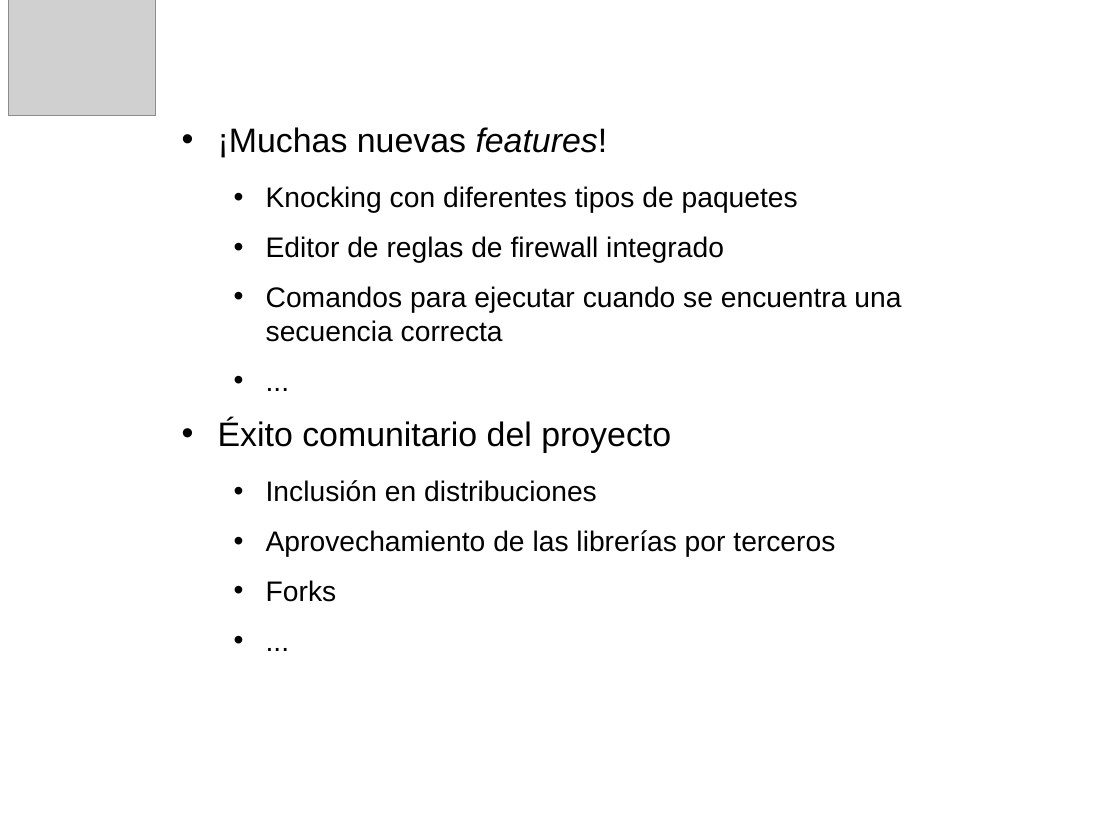
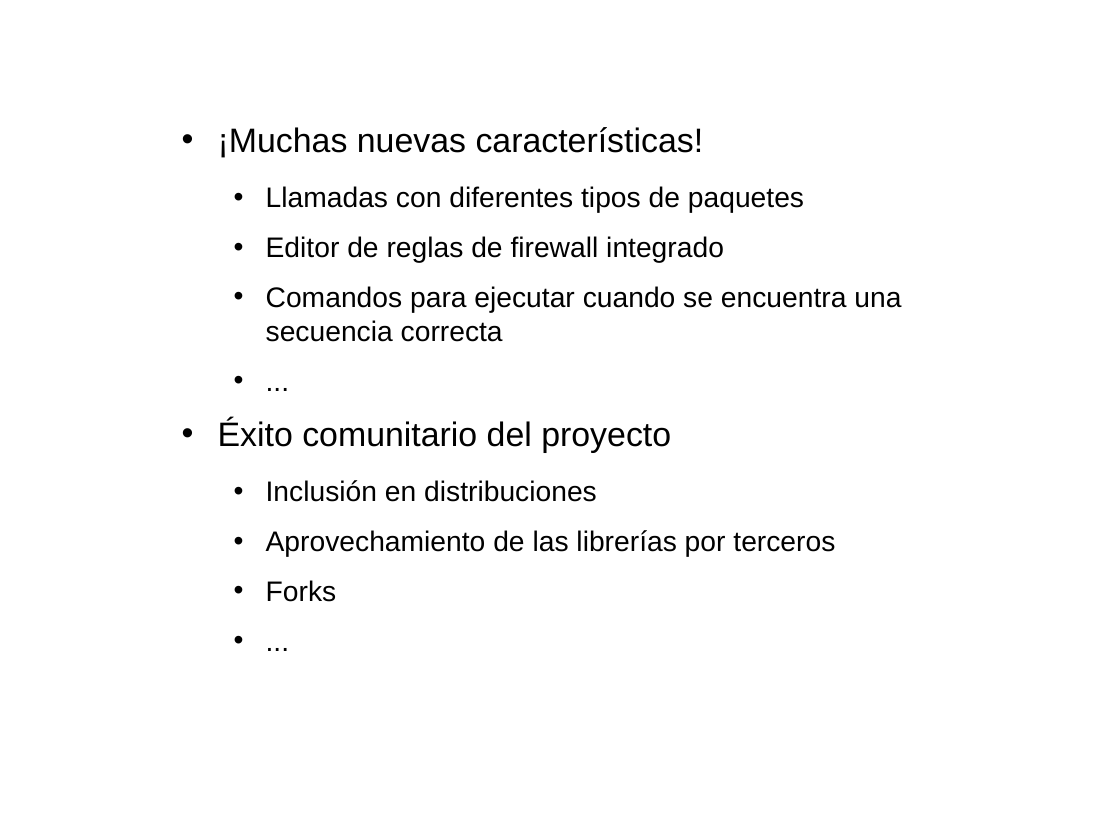
Before and after one commit to mangelp/sharpknocking, a slide deck: slide 7 of Doc/sharpknocking.odp (slide 6 before the commit). Drawn at 1120x840 pixels with LibreOffice and Linux fonts; fonts in the diff are those of the drawing; grey boxes stand for pictures; background and template pictures are left out. Boxes give left, top, right and bottom in pixels: in the first picture for what was removed or moved away, otherwise in the second. Text is boxed around its words. In the diff, an @@ line names an element or a change of style, - is before the commit and + after.

```diff
--- a/Doc/sharpknocking.odp
+++ b/Doc/sharpknocking.odp
@@ picture removed at (8, 0, 157, 116) @@
@@ text at (218, 127, 804, 213): text changed @@
-• ¡Muchas nuevas features!
-  • Knocking con diferentes tipos de paquetes
+• ¡Muchas nuevas características!
+  • Llamadas con diferentes tipos de paquetes
```
Also in this commit, not shown: 6 other slides changed, 1 slide added, 31 other files.
